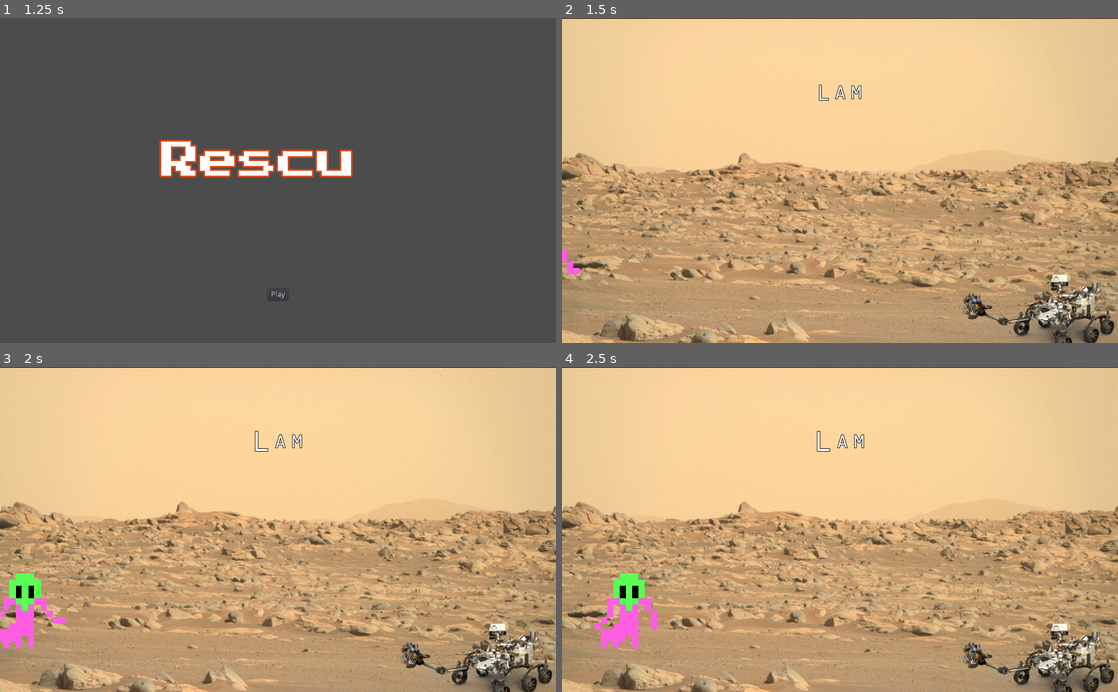
Above: before the commit, frames 1-4 (two rows, left to right).
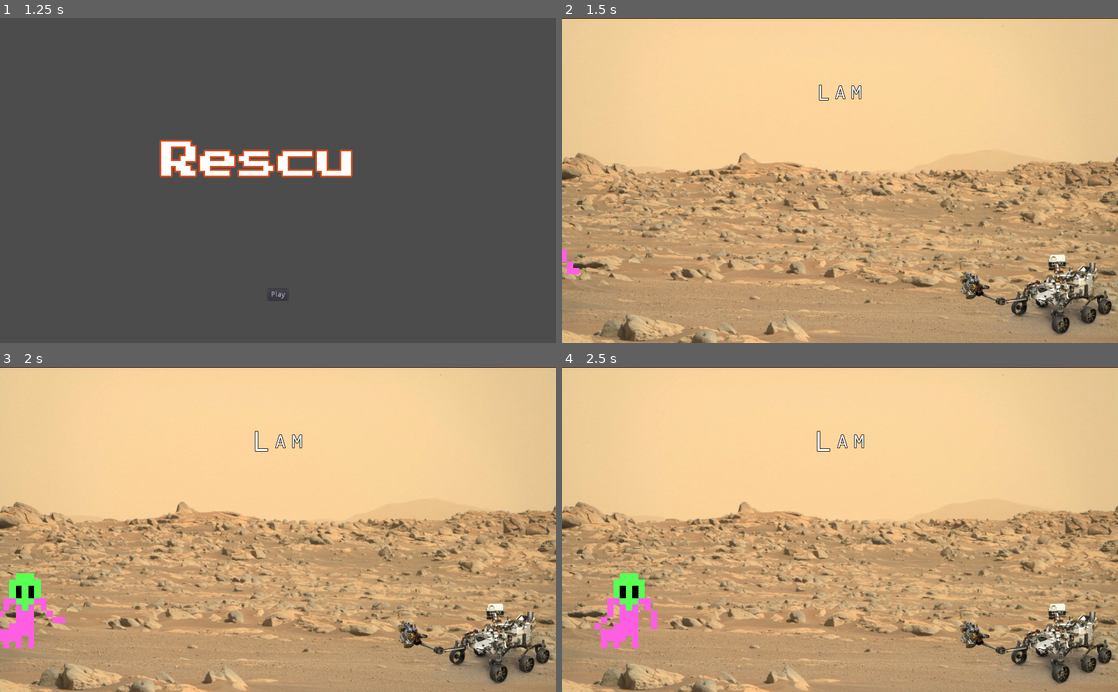
Above: after the commit, the same moments.

Repository: the-g-force/FamJam-February2021
Game: Godot game, scene res://src/SplashScreen.tscn
The game is run twice, just before and just after one commit, with the same random seed, the same clock (stepped at 60 frames per second) and the same inputs.
Inputs (mouse positions are in pixels of both pictures, inside the frame that each line leads up to):
- Up to frame 1 (1.25 s): tap Enter at 0.5 s; move the mouse to (400, 164) at 0.52 s; click (400, 164) at 0.67 s
- Up to frame 2 (1.5 s): click "Play" at 1.25 s
- Up to frame 3 (2 s): no input
- Up to frame 4 (2.5 s): move the mouse to (728, 545) at 2.02 s; click (728, 545) at 2.17 s

Frame 1 is identical in both runs. In frame 2, 3.7% of the frame differs, in the area x 71-100%, y 72-100%; in frame 3, 3.7%; in frame 4, 3.7%.

Commit message:
Change rover position so it's all on the screen

Diff:
--- a/project/src/GameplayLevel.tscn
+++ b/project/src/GameplayLevel.tscn
@@ -39,7 +39,7 @@
 }
 
 [node name="Rover" type="Sprite" parent="."]
-position = Vector2( 888.117, 555.049 )
+position = Vector2( 883.627, 518.008 )
 texture = ExtResource( 4 )
 
 [node name="AlienSlot" type="Node2D" parent="."]
